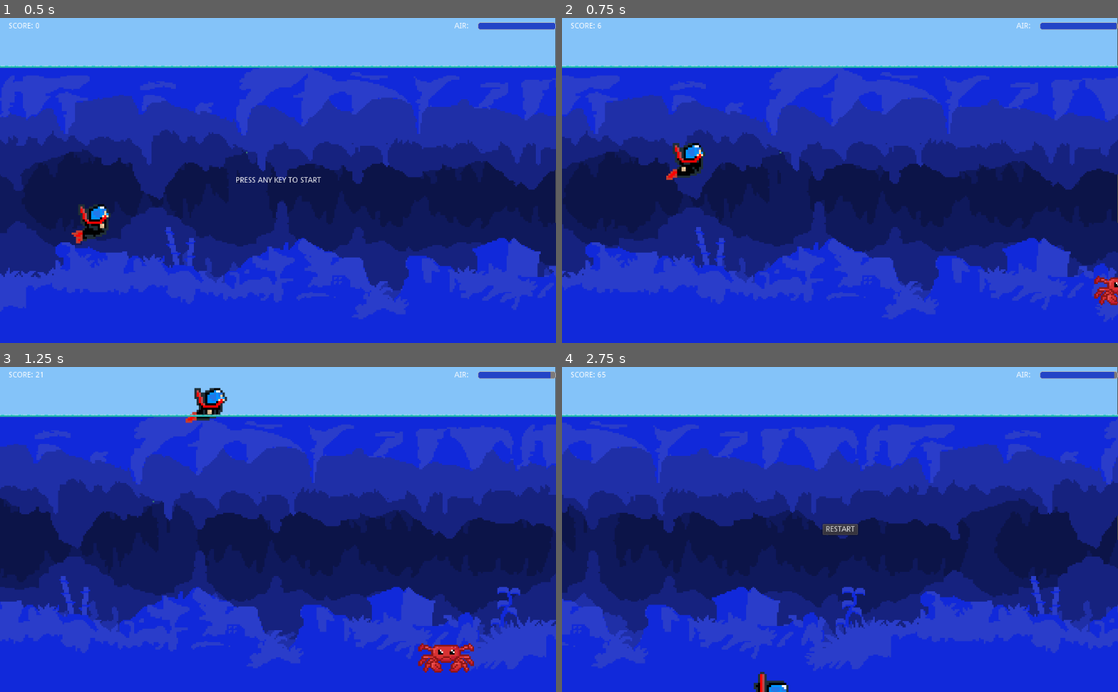
Above: before the commit, frames 1-4 (two rows, left to right).
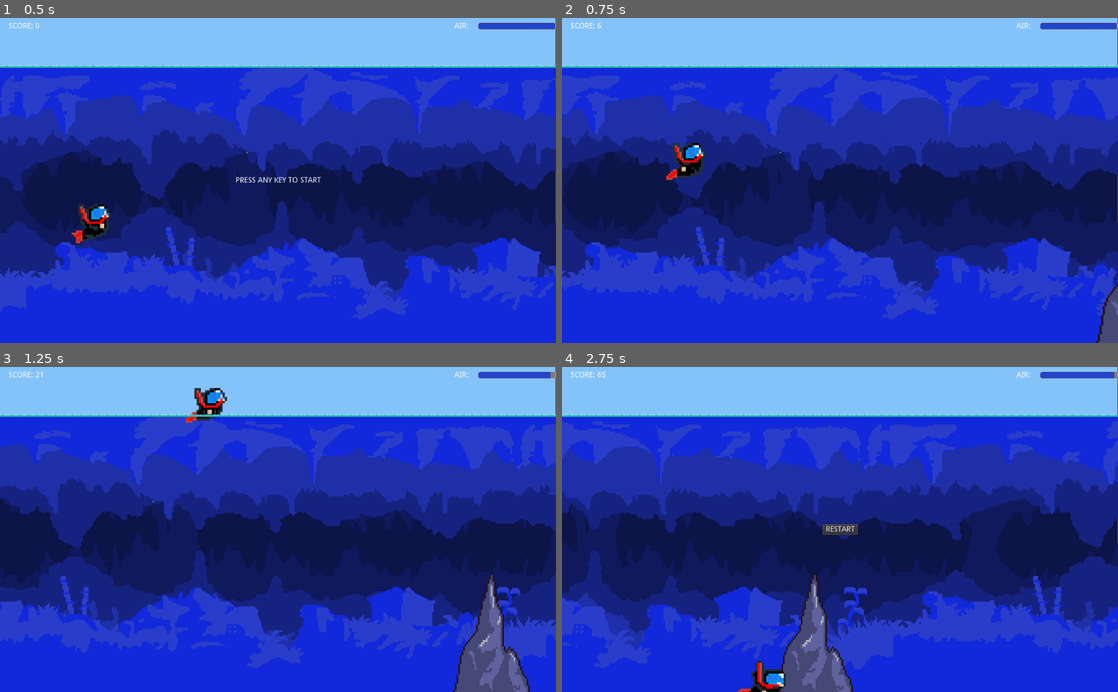
Above: after the commit, the same moments.

Repository: Mikael-Ronnberg/SB-Run
Game: Godot game, scene res://scenes/Main.tscn
Same seed, same stepped clock (60 frames per second), same inputs: the game is played once before the commit and once after it.
Inputs:
- Up to frame 1 (0.5 s): no input
- Up to frame 2 (0.75 s): tap Enter (ui_accept) at 0.5 s; hold Right (ui_right) from 0.53 s (still down)
- Up to frame 3 (1.25 s): keep holding Right (ui_right); tap Enter (ui_accept) at 0.77 s
- Up to frame 4 (2.75 s): release Right (ui_right) at 1.28 s; hold Left (ui_left) 1.28-2.03 s; tap Enter (ui_accept) at 1.52 s; hold Right (ui_right) from 2.03 s (still down)

Frame 1 is identical in both runs. In frame 2, 0.7% of the frame differs, in the area x 95-100%, y 79-100%; in frame 3, 3.0%; in frame 4, 7.2%, in the area x 0-100%, y 14-100%.

Commit message:
Deleted the crab from obstacles array

Diff:
--- a/scenes/Main.gd
+++ b/scenes/Main.gd
@@ -4,7 +4,7 @@
 var waterplant_scene = preload("res://scenes/WaterPlant.tscn")
 var crab_scene = preload("res://scenes/Crab.tscn")
 
-var obstacles_types := [stag_bottom_scene, waterplant_scene, crab_scene ]
+var obstacles_types := [stag_bottom_scene, waterplant_scene]
 var obstacles : Array = []
 var last_obs = null
 var distance : int
